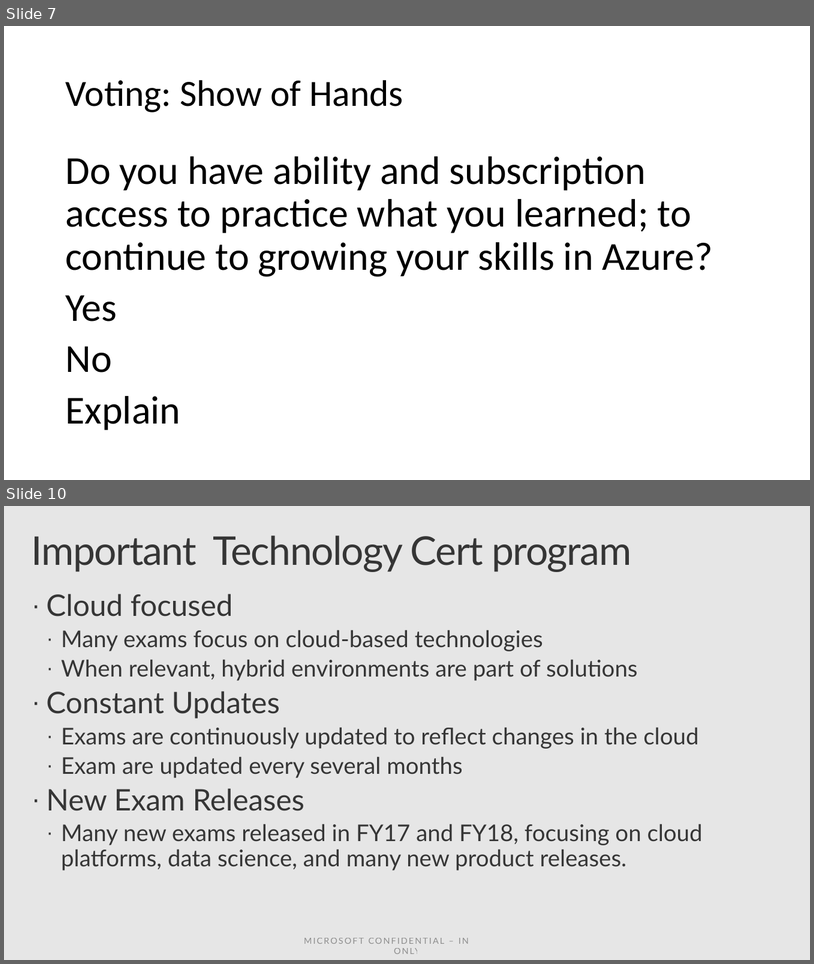
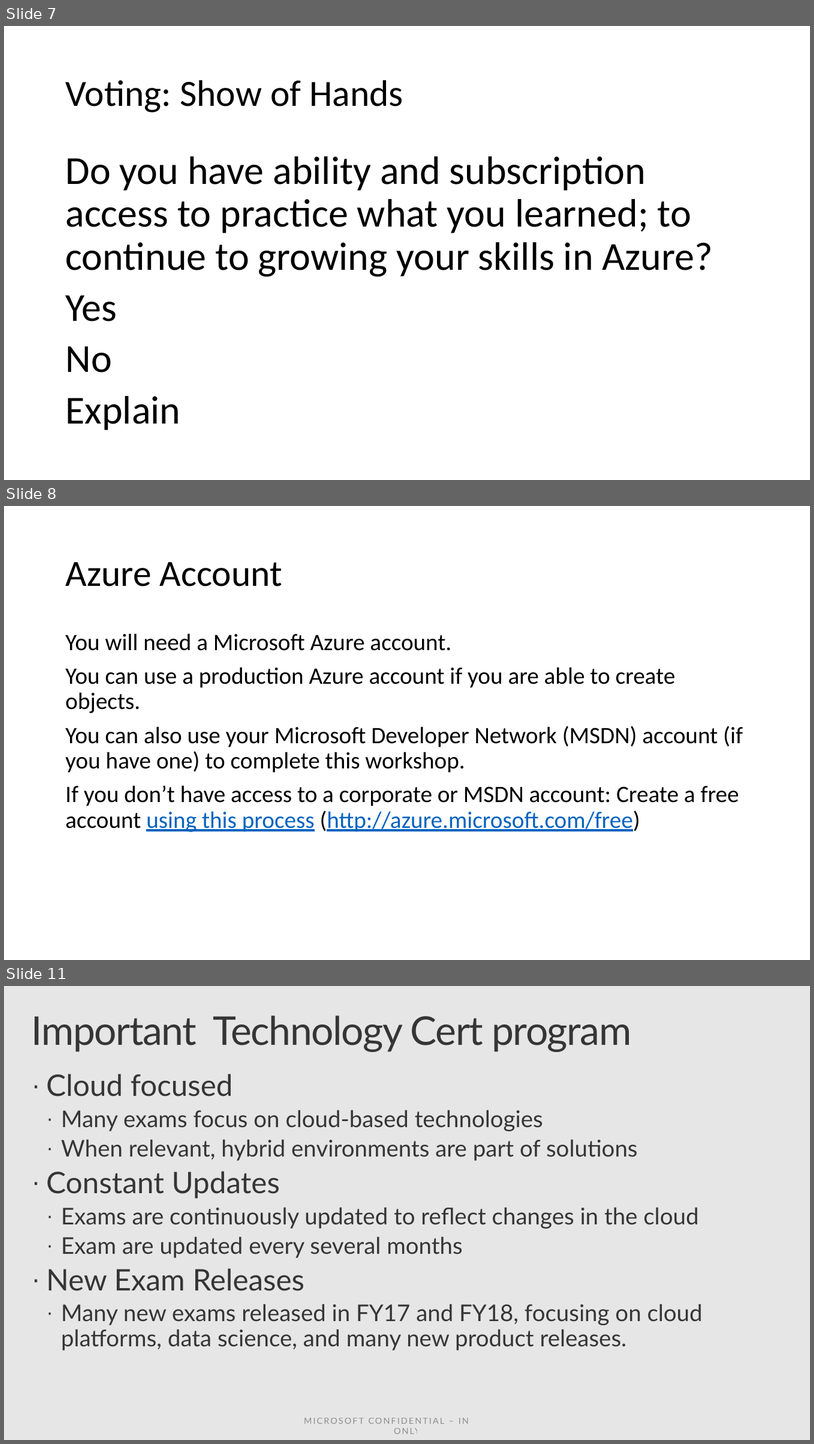
Before and after one commit to guruskill/70-475, a slide deck: Boston-Dec/70-475 - 0 - Microsoft Certification 70-475 Intro.pptx. Shown one above the other, each under a label of ours: slides 7 and 10 before the commit, slides 7, 8 and 11 after it; the slides between them are not shown. The pictures are 814x964 and 814x1444 pixels, drawn with LibreOffice and Linux fonts; fonts in the diff are those of the drawing; background and template pictures are left out. Boxes give left, top, right and bottom in pixels: in the first picture for what was removed or moved away, otherwise in the second. Text is boxed around its words. In the diff, an @@ line names an element or a change of style, - is before the commit and + after.

```diff
--- a/Boston-Dec/70-475 - 0 - Microsoft Certification 70-475 Intro.pptx
+++ b/Boston-Dec/70-475 - 0 - Microsoft Certification 70-475 Intro.pptx
@@ slide 8 added at box(4, 506, 810, 960), background #FFFFFF @@
@@ title added at box(65, 562, 282, 586), 44 pt, text #000000 @@
+Azure Account
@@ text added at box(65, 633, 743, 832), 28 pt, text #000000 @@
+You will need a Microsoft Azure account.
+You can use a production Azure account if you are able to create objects.
+You can also use your Microsoft Developer Network (MSDN) account (if you have one) to complete this workshop.
+If you don’t have access to a corporate or MSDN account: Create a free account using this process (http://azure.microsoft.com/free)
@@ what was slide 10 is now slide 11 @@
```
Also in this commit, not shown: 1 other file.
